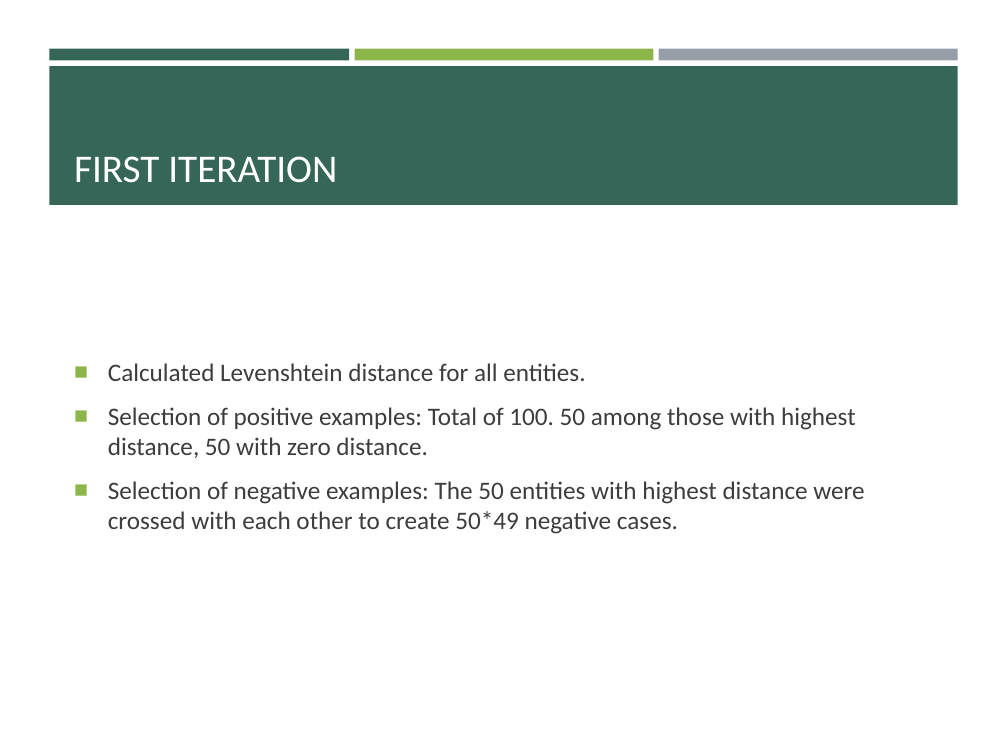
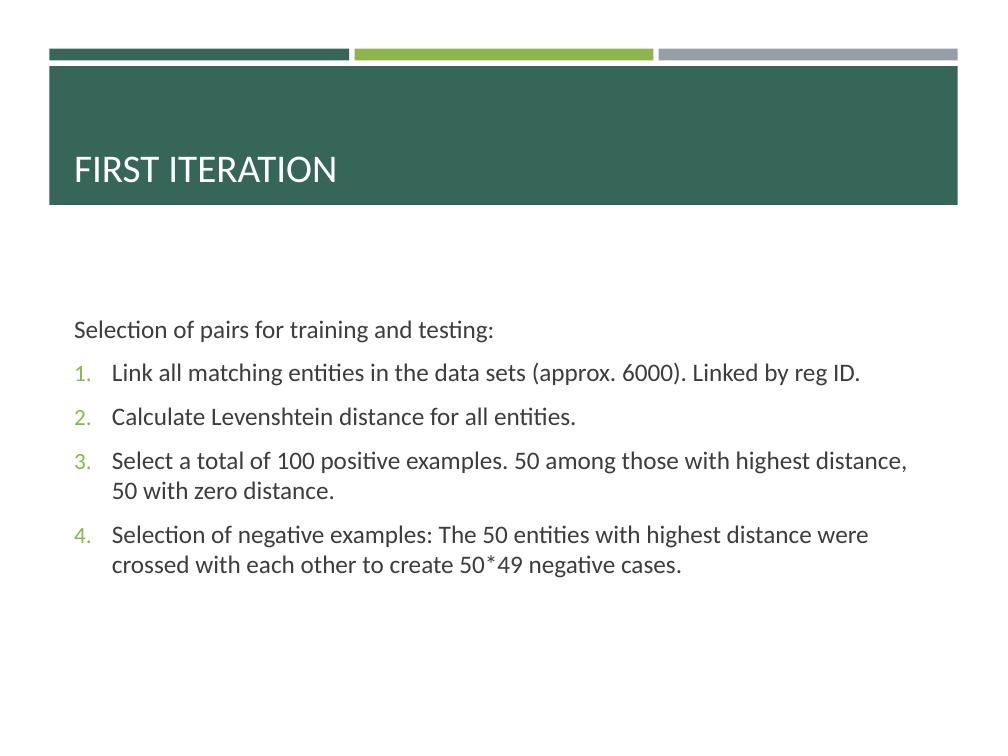
Before and after one commit to pulkitjain1004/autoRL, a slide deck: slide 13 of Record_Linkage.pptx (slide 12 before the commit). Drawn at 1008x756 pixels with LibreOffice and Linux fonts; fonts in the diff are those of the drawing. Boxes give left, top, right and bottom in pixels: in the first picture for what was removed or moved away, otherwise in the second. Text is boxed around its words. In the diff, an @@ line names an element or a change of style, - is before the commit and + after.

```diff
--- a/Record_Linkage.pptx
+++ b/Record_Linkage.pptx
@@ text at box(74, 320, 907, 499): text changed @@
-■ Calculated Levenshtein distance for all entities.
-■ Selection of positive examples: Total of 100. 50 among those with highest distance, 50 with zero distance.
+Selection of pairs for training and testing:
+1. Link all matching entities in the data sets (approx. 6000). Linked by reg ID.
+2. Calculate Levenshtein distance for all entities.
+3. Select a total of 100 positive examples. 50 among those with highest distance, 50 with zero distance.
@@ text at box(112, 525, 868, 578): bullet ■ to 1. @@
```
Also in this commit, not shown: 13 other slides changed, 1 slide added.
